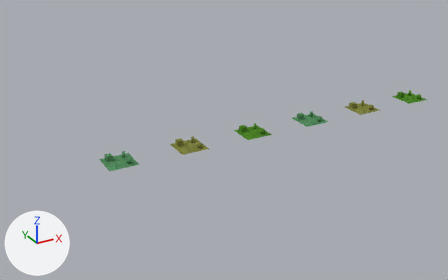
What one commit did to the Blender file materials/materials_shadeless.blend.
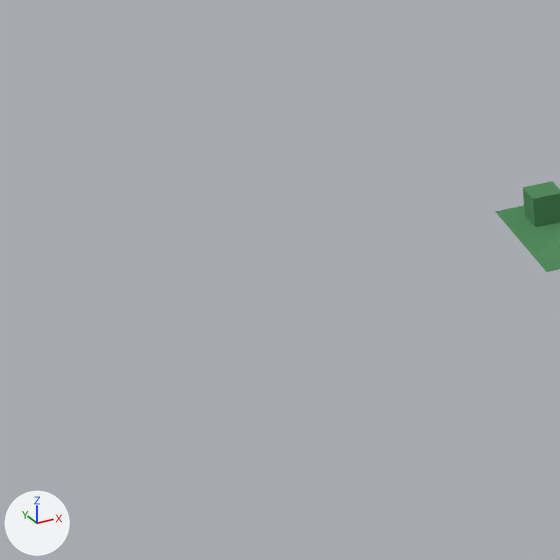
Each version appears first whole from a camera (50 mm lens) standing at (-36.44, -34.76, 17.29) and looking at (-16.92, 0.73, -0.45), and next in a close-up on the part from 0% to 25% of the width and 42% to 82% of the height. Every picture has the same lights, and +X, +Y and +Z are marked at lower left.
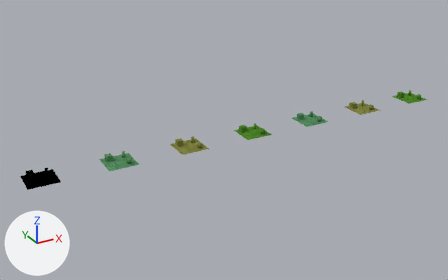
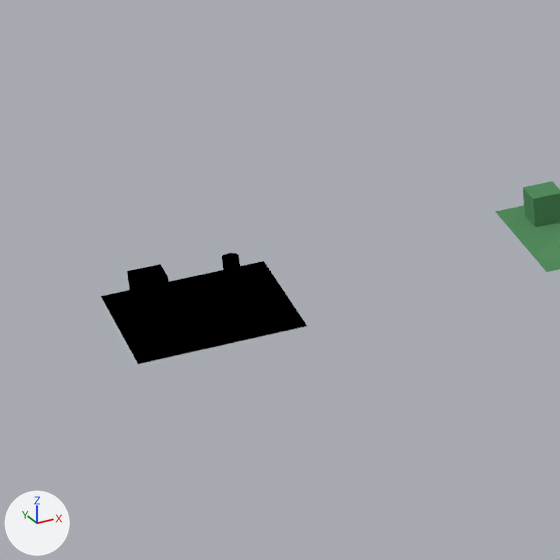
The edits, one by one:
Material 'Shadeless_Black' (mat_shadeless_black) is new.
Its base color is (0.0, 0.0, 0.0) (black #000000).
Mesh me_plane_006 is new.
It has 250 vertices, 373 faces and spans x -1.0..1.0, y -1.0..1.0, z 0.0..0.4.
It uses material mat_shadeless_black (black #000000).
Object 'Plane.006' (ob_plane_006) is new; it shows me_plane_006.
Its location is (-30.0, 0.0, 0.0).

Boxes (x1, y1, x2, y2) around the edits, measured in the close-ups (560 x 560 px):
'Plane.006', added (black): after (101, 253, 307, 364)
